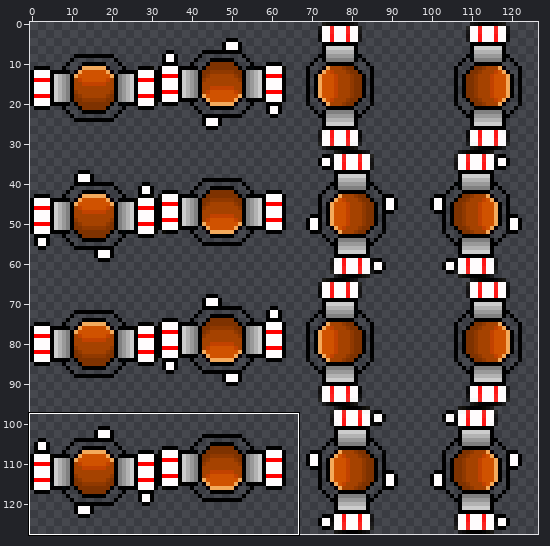
One commit to this sprite sheet: player.png. Above, an overview of the earlier version with the close-up marked.
Close-up. The starting point:
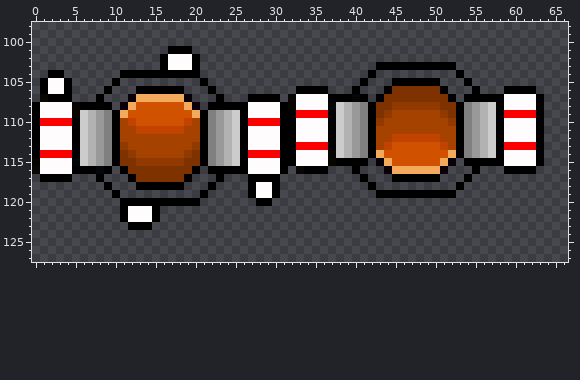
The file is 128x128 pixels. Pixels under 10% opacity are left out. Colours within 5 levels of each other are drawn and written as one. Shown: x 0..66, y 98..127. The wide view leaves out empty margins. The commit also changed other parts of the picture, which this record leaves out.
New version:
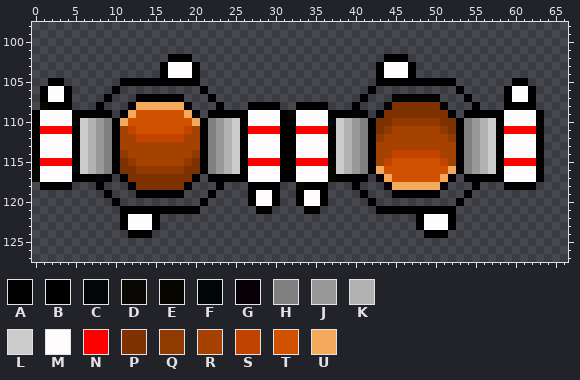
Palette (. is transparent): A #000000f7  B #000000  C #000406f5  D #060500f4  E #060500  F #000507  G #080006  H #808080  J #999999  K #b2b2b2  L #cccccc  M #fffcfd  N #ff0000  P #7e3200  Q #903900  R #a54200  S #c24200  T #d05200  U #f3aa5c
Change:
y 101: x 17..19 BBB -> ...
y 102: x 16..20 BMMMB -> .BBB.; x 44..46 ... -> BBB
y 103: x 44..46 BBB -> MMM; x 48..52 BBBBB -> .....
y 104: x 2..3 BB -> ..; x 11..15 BBBBB -> .....; x 17..19 BBB -> MMM; x 42..47 B..... -> .BMMMB; x 53 B -> .
y 105: x 1..4 BMMB -> .BB.; x 10..21 B..........B -> .BBBBBBBBBB.; x 41 B -> .; x 43..44 .. -> BB; x 51..52 .. -> BB; x 54 B -> .; x 60..61 .. -> BB
y 106: x 9..10 B. -> .B; x 13..18 BBBBBB -> ......; x 21..22 .B -> B.; x 33..36 BBBA -> ....; x 40 B -> .; x 42 . -> B; x 44..51 BPPPPPPB -> ........; x 53 . -> B; x 55 B -> .; x 60..61 BB -> MM
y 107: x 1..3 DBB -> BMM; x 8..9 B. -> .B; x 12..19 GUUUUUUG -> .BBBBBB.; x 22..23 .B -> B.; x 27..30 BBBB -> ....; x 32..40 DMMMMBBBC -> .........; x 43..52 BPPPPPPPPB -> ..BBBBBB..; x 55..59 BBBBM -> ....B; x 62..63 MB -> B.
y 108: x 0..9 BMMMMEBBAB -> .DBBB...B.; x 11..20 GUTTTTTTUG -> .GUUUUUUG.; x 22 B -> .; x 24..63 BBBMMMMBEMMMMFLKJHBPPQQQQQQPPBHJKLBMMMMB -> ...BBBB..BBBA...B...BPPPPPPB...B...BBBB.
y 109: x 6..12 LKJHBUT -> BBAB.GU; x 19..25 TUBHJKL -> UG.BBBB; x 32..36 BNNNN -> DMMMM; x 38..57 LKJHBPQRRRRRRQPBHJKL -> BBCB.BPPPPPPPPB.BBBB; x 59..62 NNNN -> MMMM
y 110: x 1..5 NNNNB -> MMMME; x 11..12 RS -> UT; x 19..20 SR -> TU; x 27..30 NNNN -> MMMM; x 32 B -> E; x 37 B -> F; x 43..52 QRRRRRRRRQ -> PPQQQQQQPP
y 111: x 1..4 MMMM -> NNNN; x 12..19 RSSSSSSR -> STTTTTTS; x 27..30 MMMM -> NNNN; x 33..36 MMMM -> NNNN; x 43..44 RR -> PQ; x 51..52 RR -> QP; x 59..62 MMMM -> NNNN
y 112: x 13..18 RRRRRR -> SSSSSS; x 43 R -> Q; x 45..50 SSSSSS -> RRRRRR; x 52 R -> Q
y 113: x 11 Q -> R; x 20 Q -> R; x 33..36 NNNN -> MMMM; x 44..51 STTTTTTS -> RRRRRRRR; x 59..62 NNNN -> MMMM
y 114: x 1..4 NNNN -> MMMM; x 11..12 PQ -> QR; x 19..20 QP -> RQ; x 27..30 NNNN -> MMMM; x 37 E -> B; x 43..52 UTTTTTTTTU -> RRSSSSSSRR
y 115: x 0..5 EMMMMF -> BNNNNB; x 12..19 PQQQQQQP -> QRRRRRRQ; x 27..30 MMMM -> NNNN; x 33..44 MMMMEBBAB.GU -> NNNNBLKJHBRS; x 51..57 UG.BBBB -> SRBHJKL; x 59..62 MMMM -> NNNN
y 116: x 0 D -> E; x 5..11 BBBCB.B -> FLKJHBP; x 13..18 PPPPPP -> QQQQQQ; x 20..25 B.BBBB -> PBHJKL; x 32..63 .DBBB...B...GUUUUUUG...B...BBBB. -> BMMMMELKJHBUTTTTTTTTUBHJKLBMMMMB
y 117: x 0..9 .BBBA...B. -> DMMMMBBBCB; x 11..12 .B -> BP; x 19..20 B. -> PB; x 22 . -> B; x 24..40 ...BBBB.......... -> BBBMMMMBBMMMMEBBA; x 43..52 ..BBBBBB.. -> GUTTTTTTUG; x 55..63 ......... -> BBBBMMMMB
y 118: x 1..4 .... -> BBBA; x 8..9 .B -> B.; x 12..19 .BBBBBB. -> BPPPPPPB; x 22..23 B. -> .B; x 28..29 MM -> BB; x 33..36 .... -> DBBB; x 40 . -> B; x 42 B -> .; x 44..51 ........ -> GUUUUUUG; x 53 B -> .; x 55 . -> B; x 59..62 .... -> BBBB
y 119: x 9..10 .B -> B.; x 13..18 ...... -> BBBBBB; x 21..22 B. -> .B; x 33..36 .... -> BMMB; x 41 . -> B; x 43..44 BB -> ..; x 51..52 BB -> ..; x 54 . -> B
y 120: x 10..21 .BBBBBBBBBB. -> B..........B; x 27..30 .BB. -> BMMB; x 33..36 .... -> BMMB; x 42 . -> B; x 53 . -> B
y 121: x 12..14 MMM -> BBB; x 16..20 ..... -> BBBBB; x 28..29 .. -> BB; x 34..35 .. -> BB; x 43..52 .......... -> BBBBBBBBBB
y 122: x 48..52 ..... -> BMMMB
y 123: x 11..15 .BBB. -> BMMMB; x 48..52 ..... -> BMMMB
y 124: x 12..14 ... -> BBB; x 49..51 ... -> BBB
Changed places in both close-ups, as pixel boxes (x1, y1, x2, y2):
changed: (32, 46, 544, 238)
